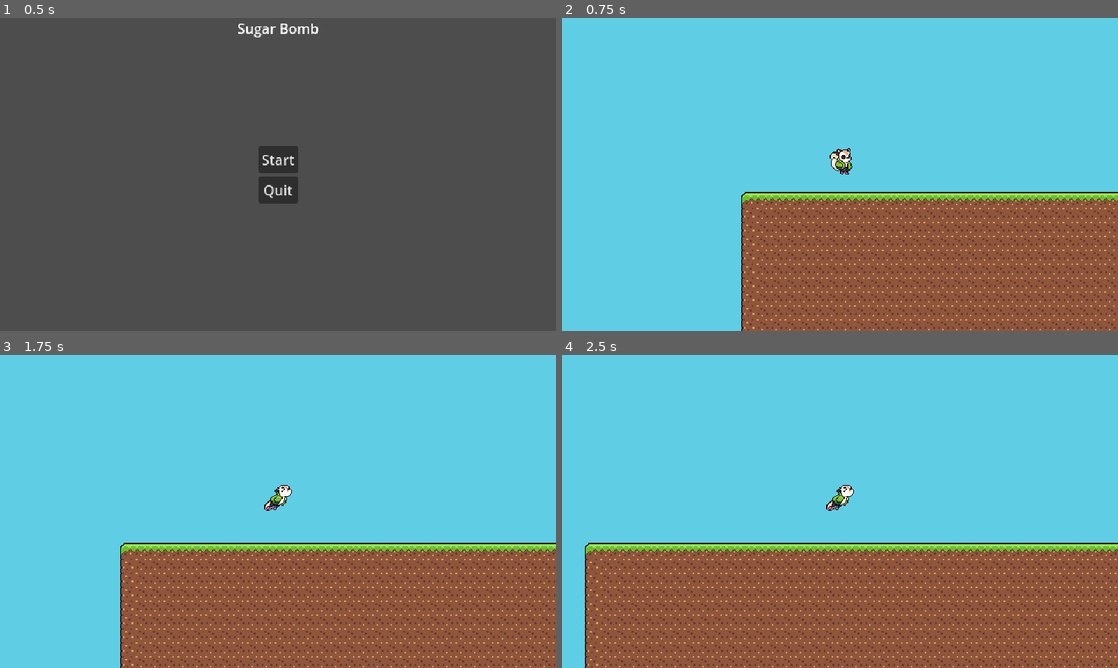
Above: before the commit, frames 1-4 (two rows, left to right).
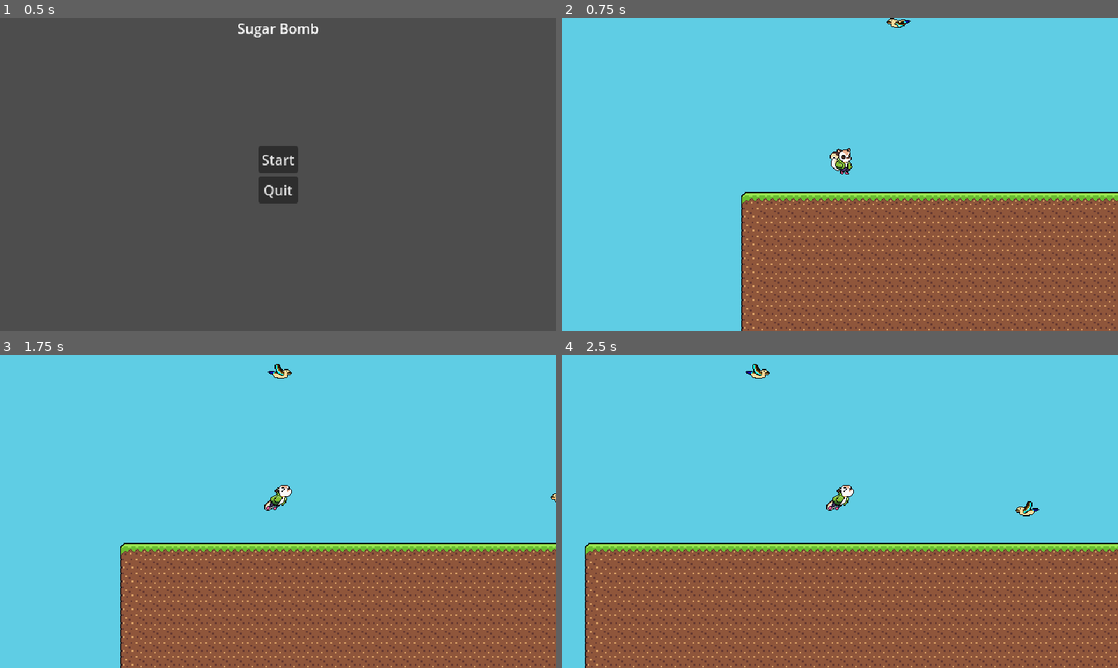
Above: after the commit, the same moments.

Repository: Makerspace-Durham/2D-Platformer
Game: Godot game, scene res://Scenes/game_manager.tscn
Two runs of this game, one before a commit and one after it. Both use one fixed random seed, a clock stepped at 60 frames per second and the inputs below.
Inputs:
- Up to frame 1 (0.5 s): no input
- Up to frame 2 (0.75 s): click "Start" at 0.5 s
- Up to frame 3 (1.75 s): tap Enter at 1.25 s; hold D (move_right) from 1.28 s (still down); tap Space (jump) at 1.52 s
- Up to frame 4 (2.5 s): keep holding D (move_right); tap Space (jump) at 2.27 s

Frame 1 is identical in both runs. In frame 2, less than 0.1% of the frame differs, in the area x 58-63%, y 0-4%; in frame 3, 0.1%; in frame 4, 0.2%, in the area x 33-86%, y 2-52%.

Commit message:
Added enemy object to test scene

Diff:
--- /dev/null
+++ b/Scenes/Characters/Enemies/kookaburras.gd
@@ -0,0 +1,48 @@
+extends CharacterBody2D
+
+@onready var animated_sprite = $AnimatedSprite2D
+
+var speed = 35
+var direction: Vector2
+var is_enemy_chase: bool
+var player: CharacterBody2D
+
+
+func _ready():
+	is_enemy_chase = false
+	player = get_parent().get_node("Player")
+
+func _process(delta):
+	move(delta)
+	handle_animations()
+
+func move(delta):
+	if is_enemy_chase:
+		speed = 50
+		velocity = position.direction_to(player.position) * speed
+		direction.x = abs(velocity.x) / velocity.x
+	elif !is_enemy_chase:
+		velocity += direction * speed * delta
+	move_and_slide()
+
+# functionality for enemy random movement if is_enemy_chase is false
+# Todos: Decide how enemies should function for game: i.e always chase or have line of sight functionality or patrol an area
+#		 Set boundaries and collision AI -> currently the randomized movement can set the enemy way out of bounds
+#										-> while is_enemy_chase is true, enemies can get stuck on level assets
+#		 Decide how damage will work to player and/or enemies
+func _on_timer_timeout():
+	$Timer.wait_time = choose_timer_wait_time([0.5, 0.8])
+	if !is_enemy_chase:
+		direction = choose_timer_wait_time([Vector2.RIGHT, Vector2.UP, Vector2.LEFT, Vector2.DOWN])
+		print(direction)
+
+func choose_timer_wait_time(array):
+	array.shuffle()
+	return array.front()
+
+func handle_animations():
+	animated_sprite.play("fly")
+	if direction.x == -1:
+		animated_sprite.flip_h = false
+	elif direction.x == 1:
+		animated_sprite.flip_h = true
--- /dev/null
+++ b/Scenes/Characters/Enemies/kookaburras.tscn
@@ -0,0 +1,89 @@
+[gd_scene load_steps=13 format=3 uid="uid://diy8se6uul2bd"]
+
+[ext_resource type="Texture2D" uid="uid://duin8tq1kgwnt" path="res://Assets/Character Sprites/Kookaburras-Flying.png" id="1_dqmyj"]
+[ext_resource type="Script" path="res://Scenes/Characters/Enemies/kookaburras.gd" id="1_ra87c"]
+
+[sub_resource type="AtlasTexture" id="AtlasTexture_l0qi2"]
+atlas = ExtResource("1_dqmyj")
+region = Rect2(0, 0, 32, 32)
+
+[sub_resource type="AtlasTexture" id="AtlasTexture_vq4wb"]
+atlas = ExtResource("1_dqmyj")
+region = Rect2(32, 0, 32, 32)
+
+[sub_resource type="AtlasTexture" id="AtlasTexture_csaef"]
+atlas = ExtResource("1_dqmyj")
+region = Rect2(64, 0, 32, 32)
+
+[sub_resource type="AtlasTexture" id="AtlasTexture_a1rp1"]
+atlas = ExtResource("1_dqmyj")
+region = Rect2(96, 0, 32, 32)
+
+[sub_resource type="AtlasTexture" id="AtlasTexture_j1tel"]
+atlas = ExtResource("1_dqmyj")
+region = Rect2(128, 0, 32, 32)
+
+[sub_resource type="AtlasTexture" id="AtlasTexture_pb3mc"]
+atlas = ExtResource("1_dqmyj")
+region = Rect2(160, 0, 32, 32)
+
+[sub_resource type="AtlasTexture" id="AtlasTexture_w6ybh"]
+atlas = ExtResource("1_dqmyj")
+region = Rect2(192, 0, 32, 32)
+
+[sub_resource type="AtlasTexture" id="AtlasTexture_0oeu1"]
+atlas = ExtResource("1_dqmyj")
+region = Rect2(224, 0, 32, 32)
+
+[sub_resource type="SpriteFrames" id="SpriteFrames_55720"]
+animations = [{
+"frames": [{
+"duration": 1.0,
+"texture": SubResource("AtlasTexture_l0qi2")
+}, {
+"duration": 1.0,
+"texture": SubResource("AtlasTexture_vq4wb")
+}, {
+"duration": 1.0,
+"texture": SubResource("AtlasTexture_csaef")
+}, {
+"duration": 1.0,
+"texture": SubResource("AtlasTexture_a1rp1")
+}, {
+"duration": 1.0,
+"texture": SubResource("AtlasTexture_j1tel")
+}, {
+"duration": 1.0,
+"texture": SubResource("AtlasTexture_pb3mc")
+}, {
+"duration": 1.0,
+"texture": SubResource("AtlasTexture_w6ybh")
+}, {
+"duration": 1.0,
+"texture": SubResource("AtlasTexture_0oeu1")
+}],
+"loop": true,
+"name": &"fly",
+"speed": 10.0
+}]
+
+[sub_resource type="RectangleShape2D" id="RectangleShape2D_4jtyt"]
+size = Vector2(20, 8)
+
+[node name="kookaburras" type="CharacterBody2D"]
+script = ExtResource("1_ra87c")
+
+[node name="AnimatedSprite2D" type="AnimatedSprite2D" parent="."]
+position = Vector2(2, 2)
+sprite_frames = SubResource("SpriteFrames_55720")
+animation = &"fly"
+frame_progress = 0.997635
+
+[node name="CollisionShape2D" type="CollisionShape2D" parent="."]
+position = Vector2(0, -2)
+shape = SubResource("RectangleShape2D_4jtyt")
+
+[node name="Timer" type="Timer" parent="."]
+autostart = true
+
+[connection signal="timeout" from="Timer" to="." method="_on_timer_timeout"]
--- a/Scenes/Characters/player.tscn
+++ b/Scenes/Characters/player.tscn
@@ -1,7 +1,7 @@
 [gd_scene load_steps=21 format=3 uid="uid://cowaxvme6in5l"]
 
 [ext_resource type="Script" path="res://Scenes/Characters/player.gd" id="1_3fqip"]
-[ext_resource type="Texture2D" uid="uid://b0jv531i3jiq0" path="res://Assets/Characters/Bomber_PLACEHOLDER.png" id="3_amojq"]
+[ext_resource type="Texture2D" uid="uid://b0jv531i3jiq0" path="res://Assets/Character Sprites/Bomber_PLACEHOLDER.png" id="3_amojq"]
 
 [sub_resource type="AtlasTexture" id="AtlasTexture_e356d"]
 atlas = ExtResource("3_amojq")
--- a/Scenes/Levels/test.tscn
+++ b/Scenes/Levels/test.tscn
@@ -1,9 +1,10 @@
-[gd_scene load_steps=12 format=4 uid="uid://cswkfrkql6dad"]
+[gd_scene load_steps=13 format=4 uid="uid://cswkfrkql6dad"]
 
-[ext_resource type="Texture2D" uid="uid://c85643a6p25px" path="res://Assets/Environment/basic_spritesheet.png" id="1_mpkvf"]
+[ext_resource type="Texture2D" uid="uid://c85643a6p25px" path="res://Assets/Environment/basic_tileset.png" id="1_mpkvf"]
 [ext_resource type="Texture2D" uid="uid://bkyk4c04skr8x" path="res://Assets/Environment/Misc/brick_wall.png" id="2_uc6kv"]
 [ext_resource type="Texture2D" uid="uid://bjythgq5xya6u" path="res://Assets/Environment/Misc/brick_wall_end.png" id="3_ippxl"]
 [ext_resource type="PackedScene" uid="uid://cowaxvme6in5l" path="res://Scenes/Characters/player.tscn" id="4_louo5"]
+[ext_resource type="PackedScene" uid="uid://diy8se6uul2bd" path="res://Scenes/Characters/Enemies/kookaburras.tscn" id="5_v2x7o"]
 
 [sub_resource type="TileSetAtlasSource" id="TileSetAtlasSource_dihu0"]
 texture = ExtResource("1_mpkvf")
@@ -78,3 +79,14 @@
 position = Vector2(-526, 234)
 
 [node name="Camera2D" type="Camera2D" parent="Player"]
+
+[node name="Enemies" type="Node2D" parent="."]
+
+[node name="kookaburras" parent="Enemies" instance=ExtResource("5_v2x7o")]
+position = Vector2(220, 175)
+
+[node name="kookaburras2" parent="Enemies" instance=ExtResource("5_v2x7o")]
+position = Vector2(-132, 221)
+
+[node name="kookaburras3" parent="Enemies" instance=ExtResource("5_v2x7o")]
+position = Vector2(-460, 79)
--- a/Scripts/Global.gd
+++ b/Scripts/Global.gd
@@ -4,3 +4,5 @@
 
 #Levels
 var TEST_LEVEL="res://Scenes/Levels/test.tscn"
+
+#Misc
Renamed: Assets/Characters/Bomber_PLACEHOLDER.png -> Assets/Character Sprites/Bomber_PLACEHOLDER.png
Not shown, changed: Assets/Character Sprites/Bomber_PLACEHOLDER.png.import
Binary file added: Assets/Character Sprites/Kookaburras-Flying.png
Not shown, changed: Assets/Character Sprites/Kookaburras-Flying.png.import
Renamed: Assets/Environment/basic_spritesheet.png -> Assets/Environment/basic_tileset.png
Not shown, added: Assets/Environment/basic_tileset.png.import
Not shown, added: Scenes/Characters/Enemies/koo7EB9.tmp
